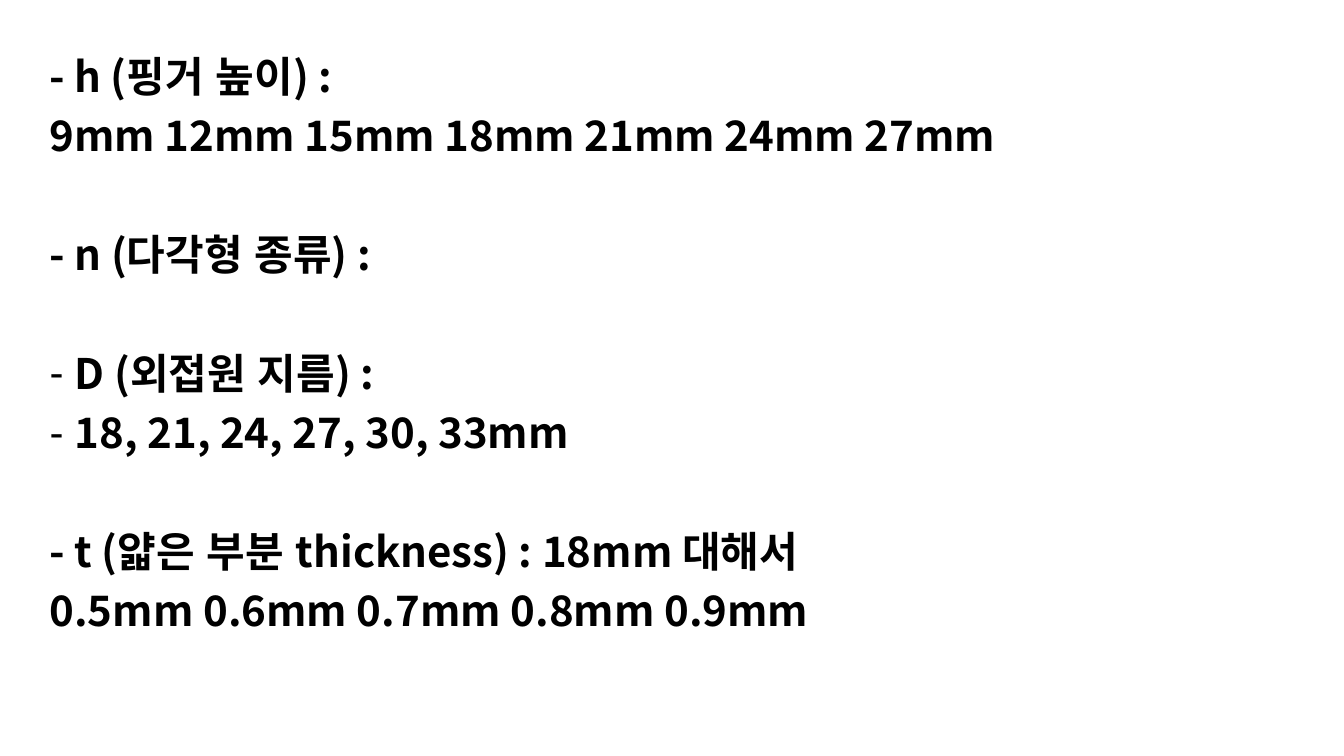
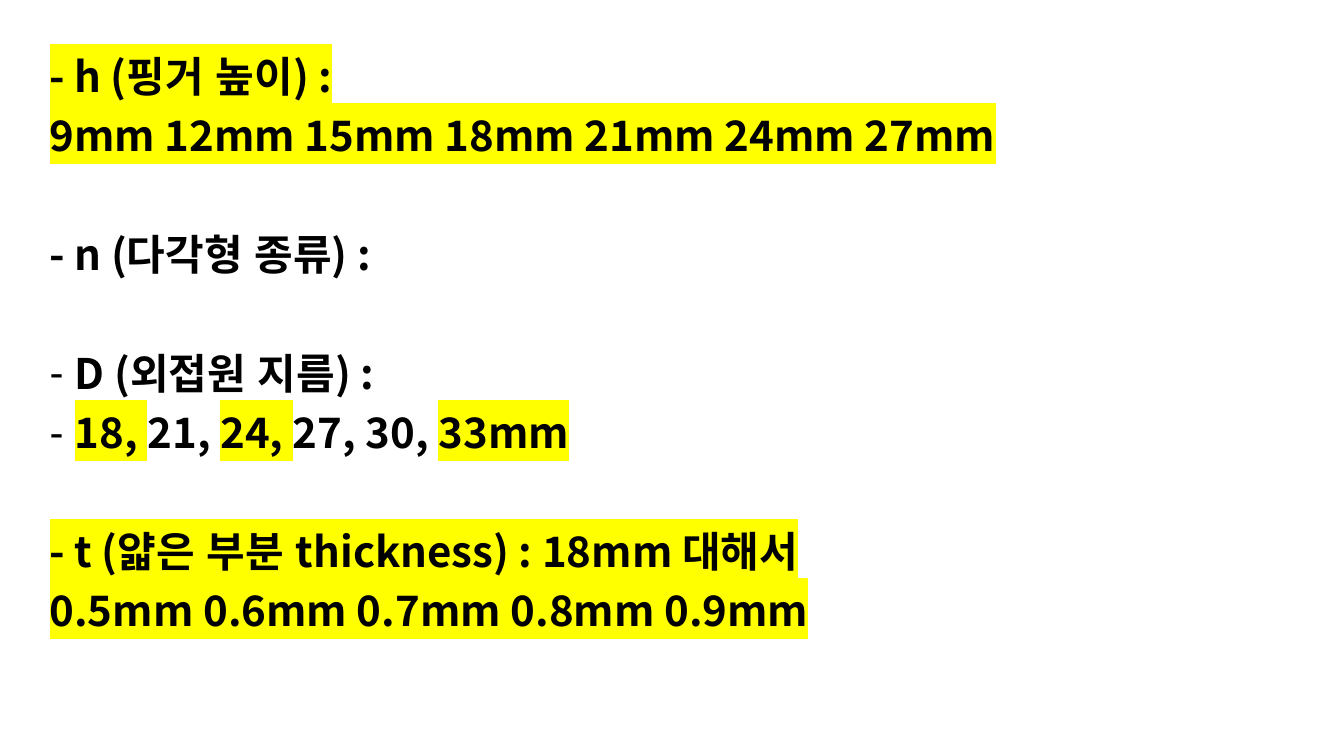
Before and after one commit to ominseo5/robotory_SoftFinger, a slide deck: slide 1 of LabLog.pptx. Drawn at 1344x756 pixels with LibreOffice and Linux fonts; fonts in the diff are those of the drawing. Boxes give left, top, right and bottom in pixels: in the first picture for what was removed or moved away, otherwise in the second. Text is boxed around its words. In the diff, an @@ line names an element or a change of style, - is before the commit and + after.

```diff
--- a/LabLog.pptx
+++ b/LabLog.pptx
@@ text at [50, 56, 995, 627]: highlight none to #FFFF00 in "- h (핑거 높이) :", "9mm 12mm 15mm 18mm 21mm 24mm 27mm", "18, 24, 33mm", "- t (얇은 부분 thickness) : 18mm ..." and 1 more places @@
```
Also in this commit, not shown: 14 other slides changed, 7 other files.
